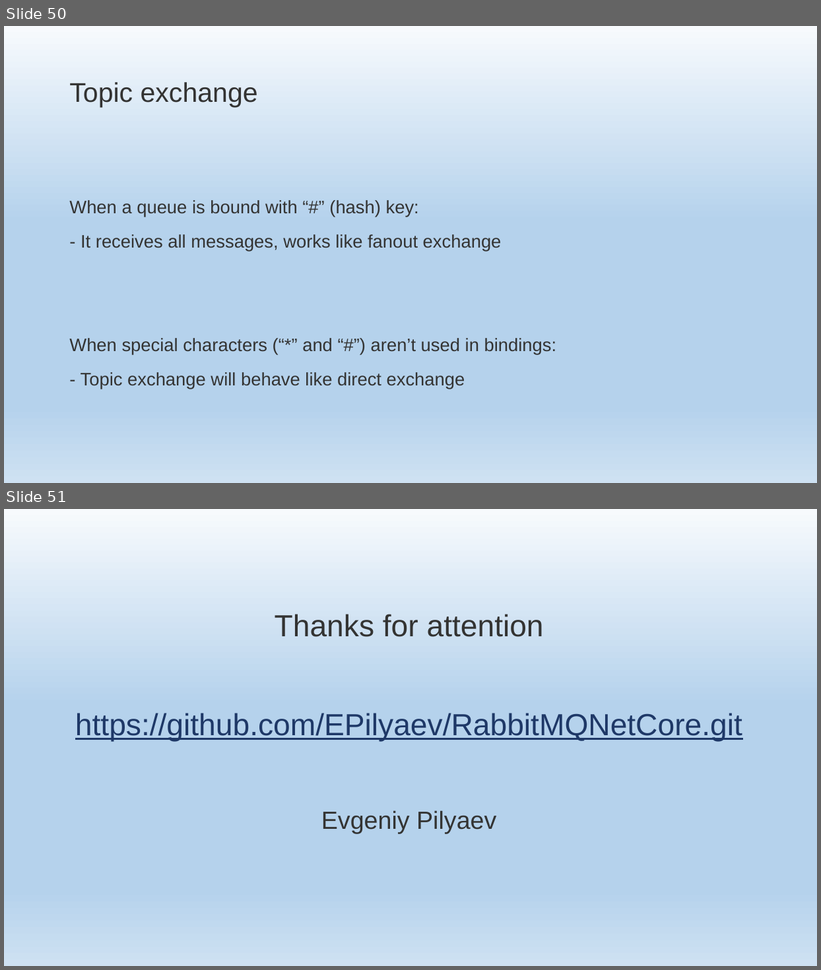
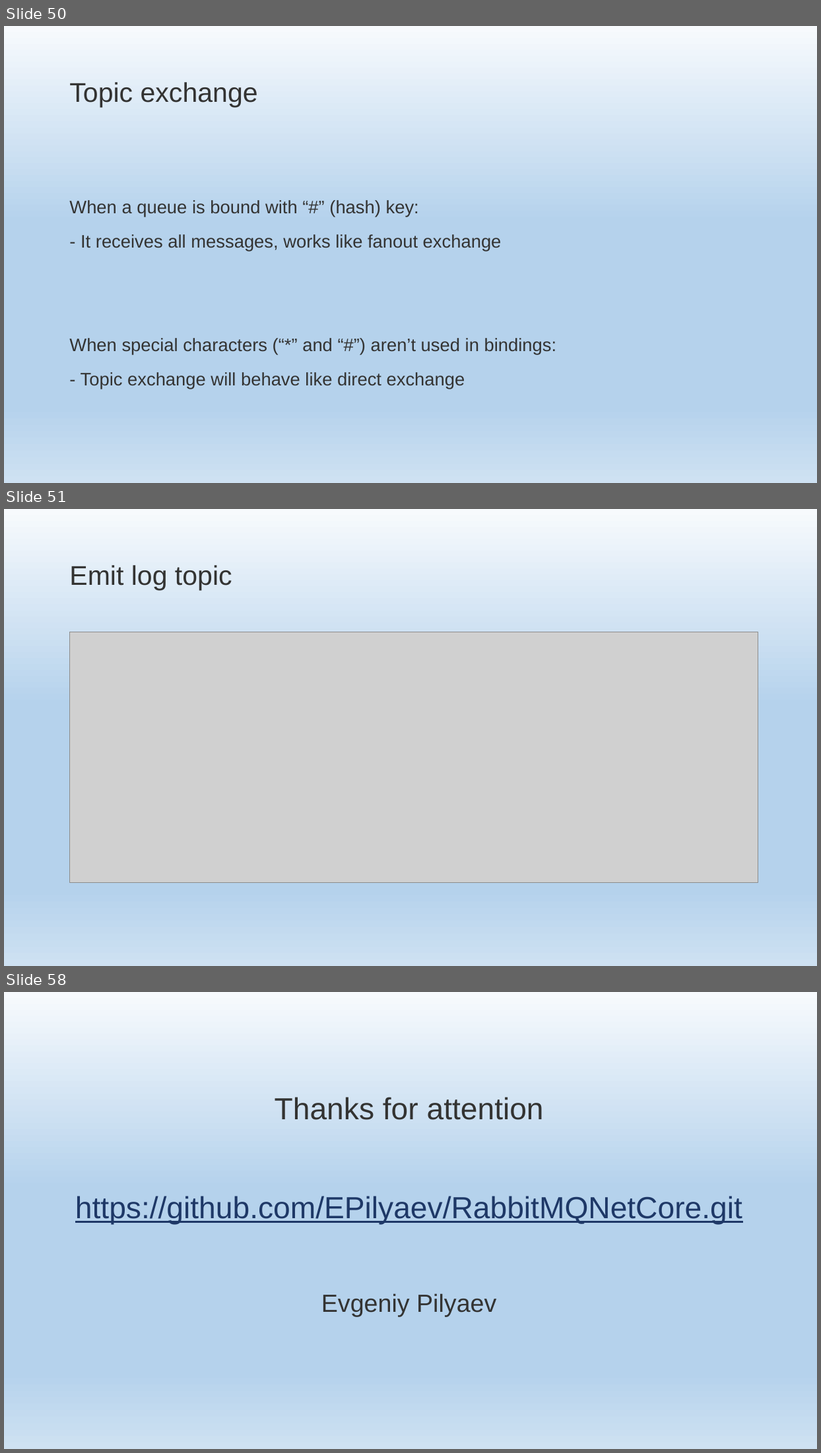
Before and after one commit to EPilyaev/RabbitMQNetCore, a slide deck: RabbitMQNetCore.pptm. Shown one above the other, each under a label of ours: slides 50 and 51 before the commit, slides 50, 51 and 58 after it; the slides between them are not shown. The pictures are 821x970 and 821x1453 pixels, drawn with LibreOffice and Linux fonts; fonts in the diff are those of the drawing; grey boxes stand for pictures; background and template pictures are left out. Boxes give left, top, right and bottom in pixels: in the first picture for what was removed or moved away, otherwise in the second. Text is boxed around its words. In the diff, an @@ line names an element or a change of style, - is before the commit and + after.

Commit message:
Add emit and receive logs topic

```diff
--- a/RabbitMQNetCore.pptm
+++ b/RabbitMQNetCore.pptm
@@ slide 51 added at (x1=4, y1=509, x2=817, y2=966), background gradient #F7FAFD to #B5D2EC to #CEE1F2 @@
@@ title added at (x1=69, y1=565, x2=232, y2=590), 48 pt, text #333332 @@
+Emit log topic
@@ picture added at (x1=69, y1=632, x2=758, y2=883) @@
@@ what was slide 51 is now slide 58 @@
```
Also in this commit, not shown: 6 other slides added, 5 other files.
